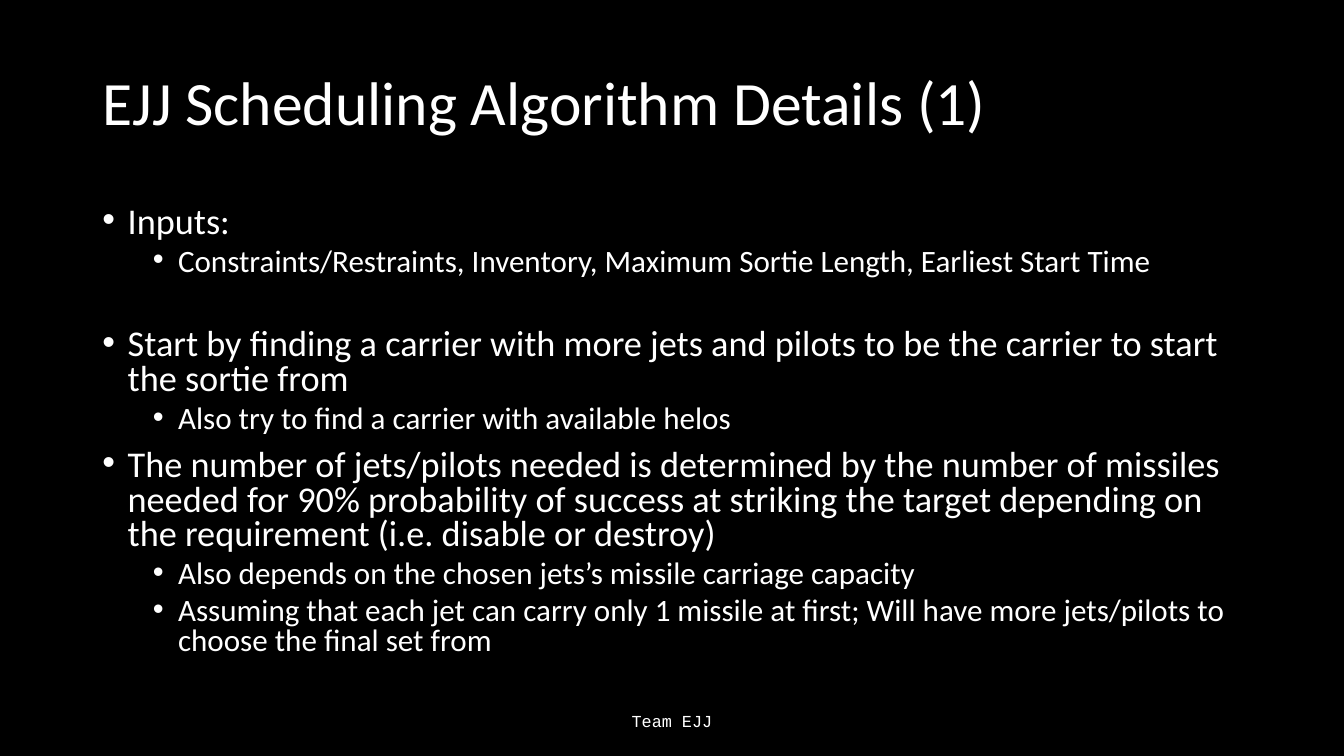
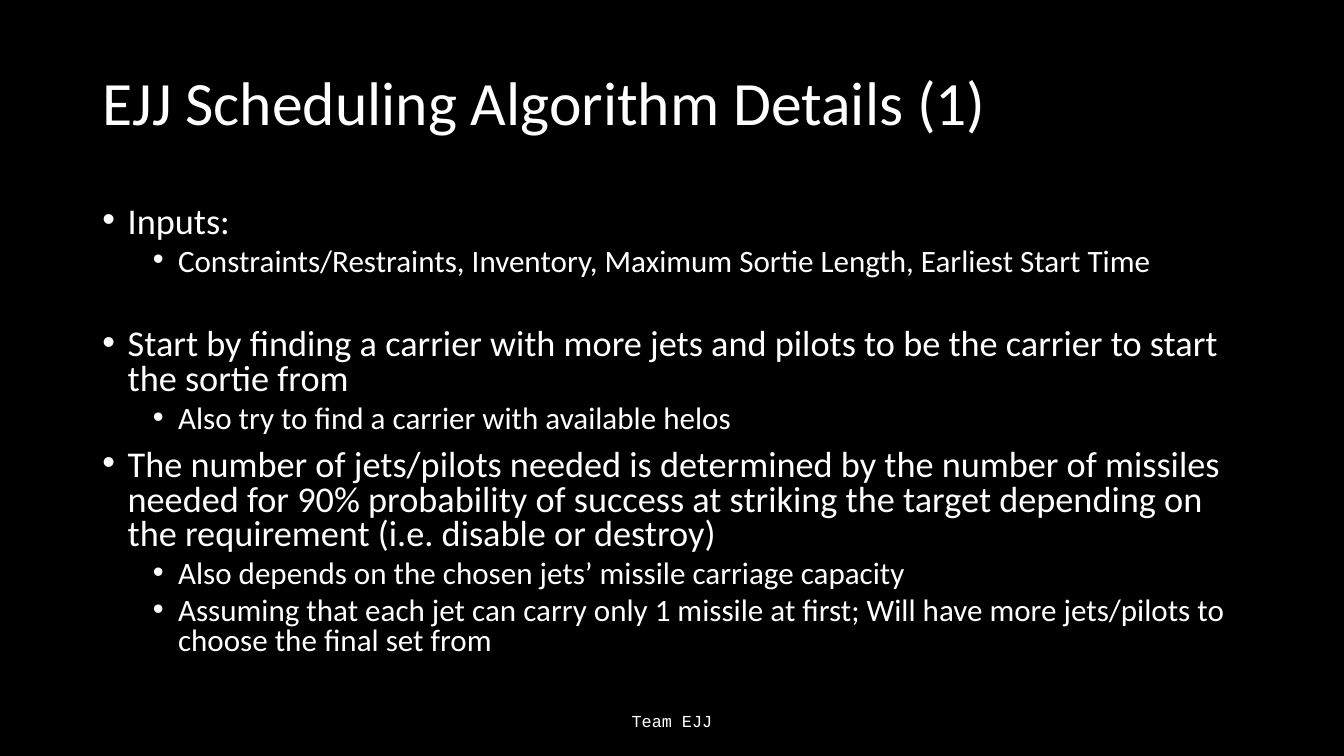
Before and after one commit to Jonathan805/RestrictedPlanning, a slide deck: slide 21 of TeamEJJ.pptx. Drawn at 1344x756 pixels with LibreOffice and Linux fonts; fonts in the diff are those of the drawing. Boxes give left, top, right and bottom in pixels: in the first picture for what was removed or moved away, otherwise in the second. Text is boxed around its words. In the diff, an @@ line names an element or a change of style, - is before the commit and + after.

Commit message:
updated powerpoint

```diff
--- a/TeamEJJ.pptx
+++ b/TeamEJJ.pptx
@@ text at box(178, 562, 905, 590): text changed @@
-  • Also depends on the chosen jets’s missile carriage capacity
+  • Also depends on the chosen jets’ missile carriage capacity
```
Also in this commit, not shown: 1 other slide changed.
